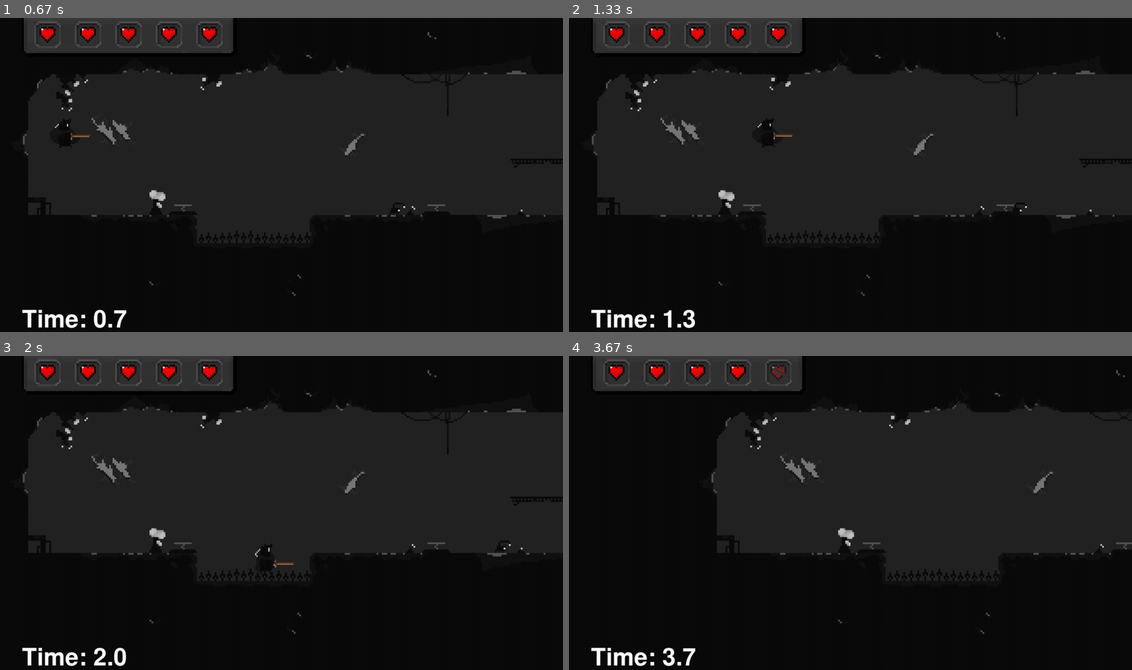
Above: before the commit, frames 1-4 (two rows, left to right).
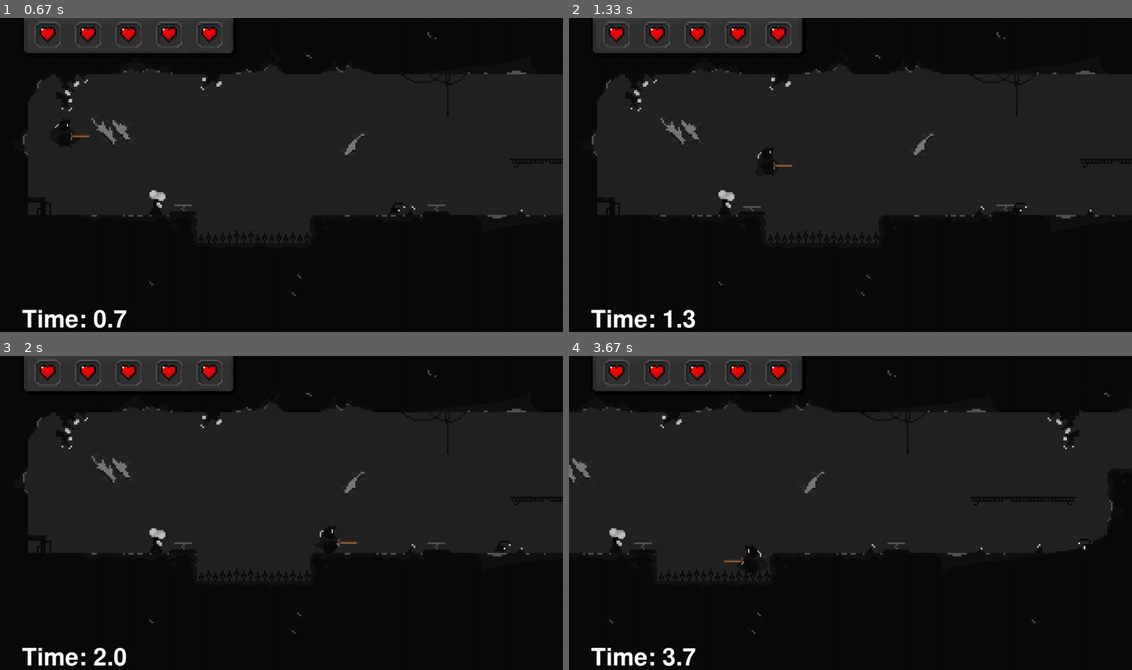
Above: after the commit, the same moments.

Repository: James-Cocker/Pygame-Platformer
Game: pygame game, started from Python_Platformer.py
Two runs of this game, one before a commit and one after it. Both use one fixed random seed, a clock stepped at 60 frames per second and the inputs below.
Inputs:
- Up to frame 1 (0.67 s): tap Space at 0.33 s
- Up to frame 2 (1.33 s): hold Esc 0.67-1.13 s; hold Right 0.67-1.13 s; tap Space at 0.73, 1.03, 1.23 s; hold Esc from 1.17 s (still down); hold Right from 1.17 s (still down)
- Up to frame 3 (2 s): tap Space at 1.53, 1.73 s; release Esc at 1.63 s; release Right at 1.63 s; hold Right from 1.67 s (still down)
- Up to frame 4 (3.67 s): tap Space at 2.03, 2.23, 2.53, 2.73, 3.03, 3.3, 3.6 s; release Right at 2.13 s; hold Right 2.17-2.63 s; hold Left 2.67-3.2 s; hold Left 3.23-3.63 s

Frame 1 is identical in both runs. In frame 2, 0.2% of the frame differs, in the area x 30-40%, y 32-61%; in frame 3, 0.1%; in frame 4, 5.6%, in the area x 0-100%, y 2-89%.

Commit message:
Added Double Jump, Git Ignore and Bug Fixes

Diff:
--- a/Blocks_And_Objects.py
+++ b/Blocks_And_Objects.py
@@ -101,7 +101,7 @@
 class BlindingSpider(Enemy):
     def __init__(self, SpawnPoint, TileSize):
         Speed = 3
-        Size = (80,32)
+        Size = (80, 32)
         AnimationsPath = 'SpriteSheets/Enemies/Blinding Spider/'
         super().__init__(AnimationsPath, Speed, SpawnPoint, Size, TileSize)
 
--- a/Levels.py
+++ b/Levels.py
@@ -13,16 +13,23 @@
 # Creating the call that will be used for each level
 class Level:
     # Creating an initialisation routine
-    def __init__(self, level_data, surface, CurrentLevelNum, ProgrammerMode, InGameMenu, ToDisableTimer, PlayerLives):
+    def __init__(self, level_data, surface, CurrentLevelNum, ProgrammerMode, InGameMenu, ToDisableTimer, PlayerLivesAndAbilities):
         # Set attributes
         self.TimerFont = pygame.font.SysFont("8-Bit-Madness", 80)
         self.display_surface = surface
         self.CurrentLevelNum = CurrentLevelNum
         self.ProgrammerMode = ProgrammerMode
 
-        # Health bar
-        self.HealthBarImg = pygame.image.load('MenuItems/Health Bar/' + str(PlayerLives) + '.png').convert_alpha()
-        self.PlayerLives = PlayerLives
+        # Health Bar
+        print(PlayerLivesAndAbilities)
+        self.PlayerLives = PlayerLivesAndAbilities[0]
+        self.HealthBarImg = pygame.image.load('MenuItems/Health Bar/' + str(self.PlayerLives) + '.png').convert_alpha()
+
+        # Player Abilities
+        self.PlayerLivesAndAbilities = PlayerLivesAndAbilities
+        self.SpacePressed = False
+        self.PlayerDoubleJump = PlayerLivesAndAbilities[1]
+        self.PlayerDash = PlayerLivesAndAbilities[2]
 
         # Setup Level
         self.setup_level(level_data)
@@ -75,8 +82,8 @@
         Path = 'Levels/Level ' + str(self.CurrentLevelNum) + '/Level ' + str(self.CurrentLevelNum)
         self.background.add(Background(Path))
 
-        for RowIndex,Row in enumerate(layout):          # Enumerate gives index and information
-            for ColumnIndex,Column in enumerate(Row):           # For each row, cycle through each cell
+        for RowIndex,Row in enumerate(layout):              # Enumerate gives index and information
+            for ColumnIndex,Column in enumerate(Row):       # For each row, cycle through each cell
                 # e.g. this will print each cell's contents with the exact row and column
                 # print(f'{RowIndex},{ColumnIndex}:{Column}')
                 x = ColumnIndex * TileSize
@@ -123,7 +130,7 @@
                     self.tiles.add(tile)
                     self.AnimatedObjects.add(tile)
                 elif CurrentValue == PlayerSpawn:
-                    PlayerSprite = Player((x, y))
+                    PlayerSprite = Player((x, y), self.PlayerDoubleJump, self.PlayerDash)
                     self.player.add(PlayerSprite)
 
 
@@ -244,6 +251,7 @@
                     sprite.Status = 'Bounce'
                     player.IsJumping = True
                     player.OnGround = False
+                    if player.ObtainedDoubleJump: player.DoubleJump = True
                     player.rect.bottom = sprite.rect.top
                     player.Jump(-20)
 
@@ -317,6 +325,7 @@
             PlayerDamagedSound()
         elif self.PlayerLives < 5 and Amount == 1:
             self.PlayerLives += 1
+        self.PlayerLivesAndAbilities[0] += Amount
         self.HealthBarImg = pygame.image.load('MenuItems/Health Bar/' + str(self.PlayerLives) + '.png').convert_alpha()
 
     def CheckResetLevel(self, player):
@@ -404,7 +413,6 @@
         if self.portal.Status != 'Warp':
             # Get player
             player = self.player.sprite
-
             # - World Shifting -
 
             # Update distance moved by player (for respawn point)
@@ -415,6 +423,10 @@
 
 
             # - Player -
+            if self.SpacePressed:
+                player.SpacePressed = True
+                self.SpacePressed = False
+
             self.player.update()
             self.CheckResetLevel(player)
 
@@ -453,4 +465,4 @@
 
         # Display golden gear if collected
         if self.CollectedGoldenGear:
-            self.display_surface.blit(self.GoldenGearImg, (ScreenWidth - 50, ScreenHeight - 50))
+            self.display_surface.blit(self.GoldenGearImg, (ScreenWidth - 100, ScreenHeight - 100))
--- a/Python_Platformer.py
+++ b/Python_Platformer.py
@@ -1,27 +1,4 @@
-# Main things about pygame are surfaces and rectangles
-# Surfaces are used to display items
-# Rectangles can be used to place items on surfaces, detect collision and much more
-
-# To create a surface: newSurface = pygame.Surface((width,height))
-# To display surface:  Screen.blit(Screen,(x,y))     -       Note blit stands for block transfer, to copy the contents of one surface to another
-
-# To create a rectangle: NewRect = pygame.Rect(x,y,w,h)
-# Or to create a rectangle around a surface: NewRect = Surface.get_rect(position = (x,y)) where position = 'topright / topleft / centre'
-# To draw a rectangle: pygame.draw.Rect(Surface, colour, NewRect)
-# To place a rectangle on a surface: Screen.blit(surface, NewRect)
-
-# Placing a sprite on the screen https://www.google.com/search?q=how+to+place+a+sprite+onto+the+screen+python&oq=how+to+place+a+sprite+onto+the+screen+python&aqs=chrome..69i57j33i10i160l2.11378j0j7&sourceid=chrome&ie=UTF-8#kpvalbx=_GFQKY-inBIeA8gKtzYjYCw_13
-
-# TEXT
-# pygame.display.set_caption("Hello World")
-
-#    Defining Font Attributes
-# myFont = pygame.font.SysFont("Segoe UI", 90)
-# helloWorld = myFont.render("Hello World", 1, (255, 0, 255), (255, 255, 255))
-    # Otherwise draw all objects onto the screen
-    #Screen.blit(helloWorld, (0, 0))
-
-import pygame,sys
+import pygame, sys
 from Levels import *
 from Support import ImportCSV
 from pygame import mixer
@@ -43,21 +20,22 @@
 mixer.music.set_volume(0.2)
 mixer.music.play()
 
-# Set player lives - This is not done in 'player' or 'Levels' as the player should retain their number of lives through the entire playthrough (they are never reset back to 5)
-PlayerLives = 5
+# Set player lives and abilities - This is not done in 'player' or 'Levels' as the player should retain their number of lives through the entire playthrough (they are never reset back to 5)
+# This is in the format [ No. of lives (between 1 and 5), double jump collected?, dash collected? ]
+PlayerLivesAndAbilities = [5, True, True]
 
 # Routine to load and return the next level automatically after the prvious has been completed
-def MoveToNextLevel(CurrentLevelNum, TempToDisableTimer, PlayerLives):
+def MoveToNextLevel(CurrentLevelNum, TempToDisableTimer, PlayerLivesAndAbilities):
     CurrentLevelNum += 1
     CSVPath = 'Levels/Level ' + str(CurrentLevelNum) + '/Level ' + str(CurrentLevelNum) + '.csv'
-    return Level(ImportCSV(CSVPath), screen, CurrentLevelNum, ProgrammerMode, InGameMenu, TempToDisableTimer, PlayerLives), CurrentLevelNum
+    return Level(ImportCSV(CSVPath), screen, CurrentLevelNum, ProgrammerMode, InGameMenu, TempToDisableTimer, PlayerLivesAndAbilities), CurrentLevelNum
 
 # Create Menu (only needs to be created once each time the program is loaded - a new menu is not needed for each level)
 InGameMenu = CreateInGameMenu((300,100), screen)
 
 # Giving the main file acess to the class Level
 ProgrammerMode = False          # Set to true if you would like to see world as the basic rectangles the computer sees
-CurrentLevel = Level(ImportCSV('Levels/Level 0/Level 0.csv'), screen, CurrentLevelNum, ProgrammerMode, InGameMenu, False, PlayerLives)
+CurrentLevel = Level(ImportCSV('Levels/Level 0/Level 0.csv'), screen, CurrentLevelNum, ProgrammerMode, InGameMenu, False, PlayerLivesAndAbilities)
 
 # In-game infinite loop
 while True:
@@ -65,13 +43,16 @@
     for event in pygame.event.get():
         if event.type==pygame.QUIT: sys.exit()
         # Create an in-game menu if escape is pressed
-        elif event.type == pygame.KEYDOWN and event.key == pygame.K_ESCAPE:
-            # Show menu
-            if CurrentLevel.MenuDisplayed == False:
-                CurrentLevel.MenuDisplayed = True
-            # Hide Menu
-            else:
-                CurrentLevel.MenuDisplayed = False
+        elif event.type == pygame.KEYDOWN:
+            if event.key == pygame.K_ESCAPE:
+                # Show menu
+                if CurrentLevel.MenuDisplayed == False:
+                    CurrentLevel.MenuDisplayed = True
+                # Hide Menu
+                else:
+                    CurrentLevel.MenuDisplayed = False
+            elif event.key == pygame.K_SPACE:
+                CurrentLevel.SpacePressed = True
 
     screen.fill((11, 11, 11))    # Remove the previous frame we drew on the screen by filling it with black (so they do not overlap)
 
--- a/player.py
+++ b/player.py
@@ -1,10 +1,11 @@
 import pygame
+from pygame import K_SPACE
 from Support import ImportFolder
 from Sounds import *
 
 
 class Player(pygame.sprite.Sprite):
-    def __init__(self, SpawnPoint):
+    def __init__(self, SpawnPoint, ObtainedDoubleJump, ObtainedDash):
         super().__init__()
         self.ImportAssets()
         self.RespawnPoint = SpawnPoint
@@ -23,6 +24,13 @@
         self.IsJumping = False
         self.IsFalling = False
         self.Alive = True
+
+        # Player Abilities
+        self.SpacePressed = False
+        self.ObtainedDoubleJump = ObtainedDoubleJump
+        self.DoubleJump = ObtainedDoubleJump
+        self.ObtainedDash = ObtainedDash
+        self.Dash = ObtainedDash
 
         # Player Status
         self.Status = 'Idle'
@@ -67,12 +75,16 @@
             self.image = pygame.transform.flip(AnimFrame, True, False)    # We want to flip in the x axis, but not the y axis
 
         # Set the rectangle of the player when touching the floor (and hitting walls)
-        if self.OnGround and self.OnRight:
-            self.rect = self.image.get_rect(bottomright = self.rect.bottomright)
-        elif self.OnGround and self.OnLeft:
-            self.rect = self.image.get_rect(bottomleft = self.rect.bottomleft)
-        elif self.OnGround:
-            self.rect = self.image.get_rect(midbottom = self.rect.midbottom)
+        if self.OnGround:
+            if self.ObtainedDoubleJump and self.DoubleJump == False:
+                self.DoubleJump = True
+
+            if self.OnRight:
+                self.rect = self.image.get_rect(bottomright = self.rect.bottomright)
+            elif self.OnLeft:
+                self.rect = self.image.get_rect(bottomleft = self.rect.bottomleft)
+            else:
+                self.rect = self.image.get_rect(midbottom = self.rect.midbottom)
 
         # Set the rectangle of the player when hitting the ceiling (and hitting walls)
         elif self.OnCeiling and self.OnRight:
@@ -95,10 +107,19 @@
             self.Direction.x = 0
 
         # Test if player is jumping
-        if Key[pygame.K_SPACE] and self.IsJumping == False and self.IsFalling == False:
-            PlayerJumpSound()
-            self.IsJumping = True
-            self.Jump(self.JumpSpeed)
+        if self.SpacePressed:
+            self.SpacePressed = False
+            # See if player is attempting a normal jump
+            if self.IsJumping == False and self.IsFalling == False:
+                PlayerJumpSound()
+                self.IsJumping = True
+                self.Jump(self.JumpSpeed)
+            # See if player is double jumping
+            elif self.DoubleJump and self.OnGround == False:
+                self.DoubleJump = False
+                PlayerJumpSound()
+                self.IsJumping = True
+                self.Jump(self.JumpSpeed + 5)
 
     def GetStatus(self):
         # Override all statuses if the player has died
Not shown, added: .gitignore
